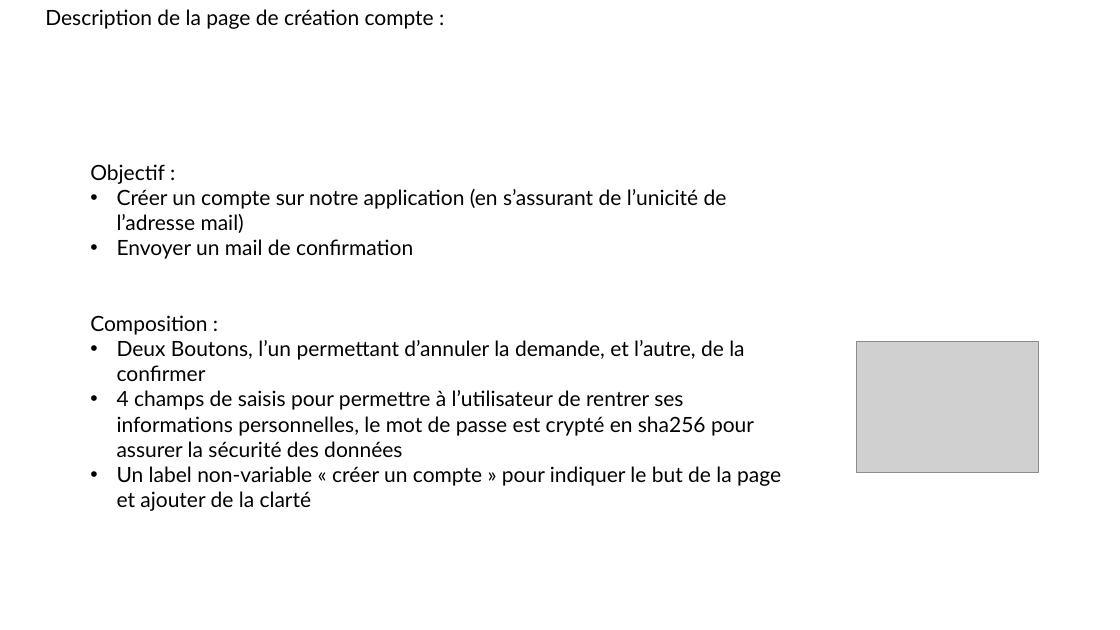
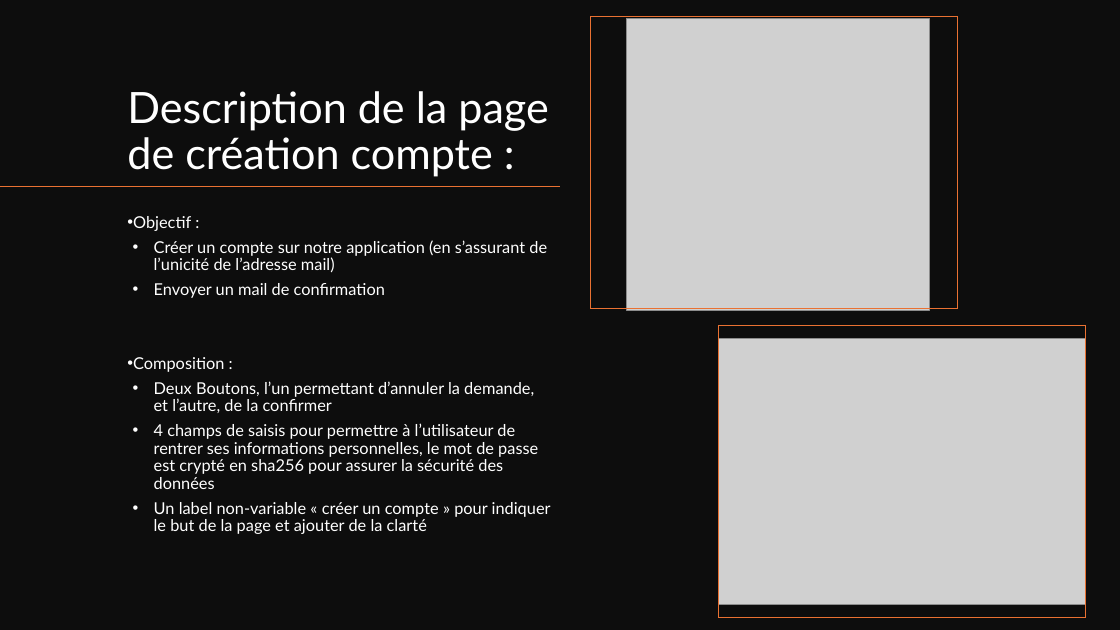
Before and after one commit to MajeurSmith/projet-flight-radar, a slide deck: slide 6 of presentation MAFR.pptx. Drawn at 1120x630 pixels with LibreOffice and Linux fonts; fonts in the diff are those of the drawing; grey boxes stand for pictures. Boxes give left, top, right and bottom in pixels: in the first picture for what was removed or moved away, otherwise in the second. Text is boxed around its words. In the diff, an @@ line names an element or a change of style, - is before the commit and + after.

```diff
--- a/presentation MAFR.pptx
+++ b/presentation MAFR.pptx
@@ rectangle added at (x1=0, y1=0, x2=1120, y2=630), fill #0D0D0D @@
@@ rectangle added at (x1=591, y1=17, x2=958, y2=308), outline #E97132 1 pt @@
@@ picture added at (x1=627, y1=18, x2=930, y2=310) @@
@@ text "Description de la page de ..." moved from (x1=45, y1=9, x2=434, y2=29) to (x1=127, y1=91, x2=548, y2=177) @@
@@ text "Description de la page de ..." at (x1=127, y1=91, x2=548, y2=177): size 18 to 37 pt, text colour #000000 to #FFFFFF; line spacing 1 to 0.9; more space between paragraphs; vertical alignment top to bottom @@
@@ line added from (560, 187) to (0, 187), #E97132 1 pt @@
@@ text "Objectif :" moved from (x1=90, y1=164, x2=781, y2=511) to (x1=133, y1=216, x2=551, y2=534) @@
@@ text "Objectif :" at (x1=133, y1=216, x2=551, y2=534): size 18 to 14 pt, text colour #000000 to #FFFFFF; bullet none to •; line spacing 1 to 0.9; more space between paragraphs; indent changed @@
@@ rectangle added at (x1=719, y1=325, x2=1086, y2=617), outline #E97132 1 pt @@
@@ picture resized from (x1=857, y1=342, x2=1038, y2=473) to (x1=719, y1=339, x2=1086, y2=605) @@
```
Also in this commit, not shown: 4 other slides changed, 3 slides added, 2 slides removed, 3 other files.
